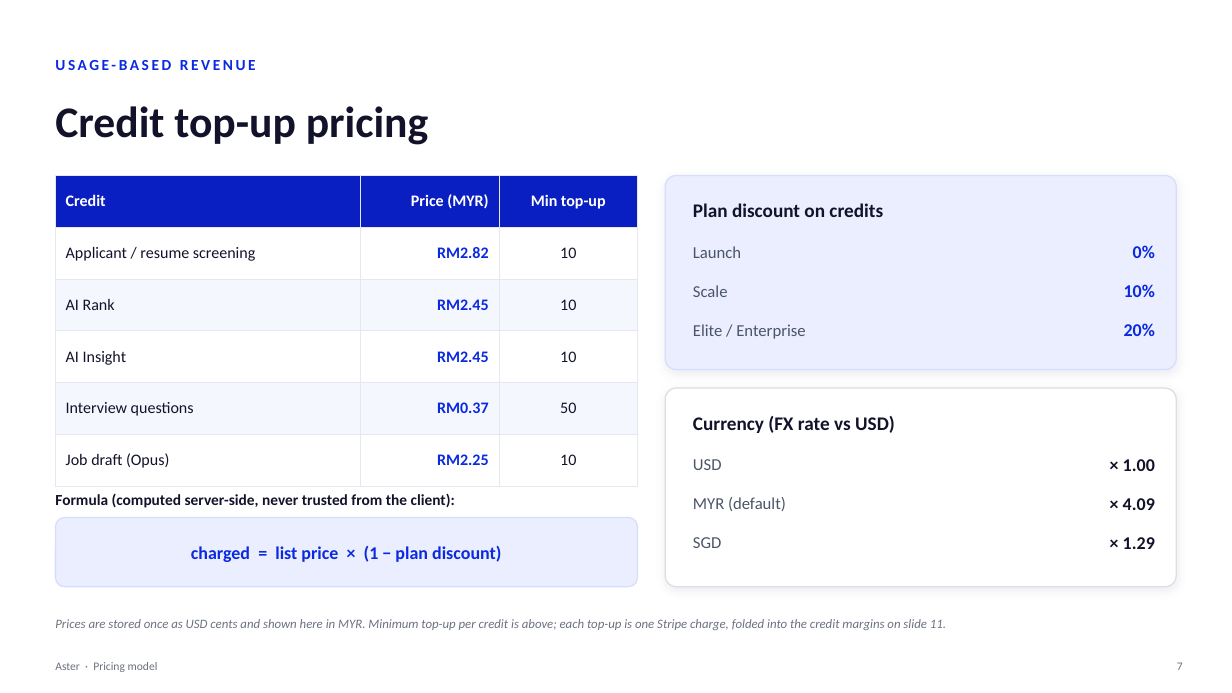
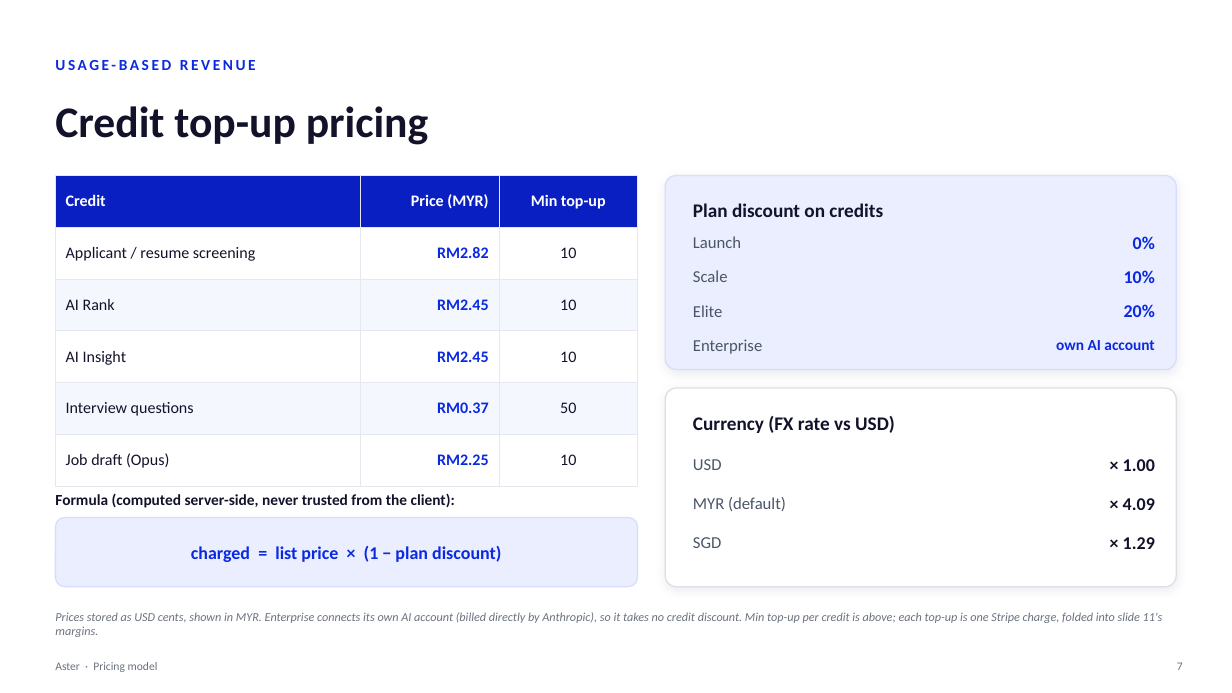
Before and after one commit to shahramly83/aster, a slide deck: slide 7 of docs/aster-pricing.pptx. Drawn at 1232x693 pixels with LibreOffice and Linux fonts; fonts in the diff are those of the drawing. Boxes give left, top, right and bottom in pixels: in the first picture for what was removed or moved away, otherwise in the second. Text is boxed around its words. In the diff, an @@ line names an element or a change of style, - is before the commit and + after.

```diff
--- a/docs/aster-pricing.pptx
+++ b/docs/aster-pricing.pptx
@@ text "Launch": place and size @@
-text "Launch" at <box>693,246,741,258</box>
+text "Launch" at <box>693,236,741,248</box>
@@ text "0%": place and size @@
-text "0%" at <box>1133,245,1155,258</box>
+text "0%" at <box>1133,236,1155,249</box>
@@ text "Scale": place and size @@
-text "Scale" at <box>693,285,728,297</box>
+text "Scale" at <box>693,270,728,282</box>
@@ text "10%": place and size @@
-text "10%" at <box>1124,284,1155,297</box>
+text "10%" at <box>1124,270,1155,283</box>
@@ text "20%": place and size @@
-text "20%" at <box>1124,323,1155,336</box>
+text "20%" at <box>1124,304,1155,317</box>
@@ text added at <box>693,305,722,317</box>, 13 pt, text #4A5568 @@
+Elite
@@ text at <box>693,339,762,354</box>: text changed @@
-Elite / Enterprise
+Enterprise
@@ text added at <box>1056,340,1154,350</box>, 12 pt, text #0B2AE0, bold @@
+own AI account
@@ text at <box>55,612,1163,637</box>: text changed; size 10 to 9.5 pt @@
-Prices are stored once as USD cents and shown here in MYR. Minimum top-up per credit is above; each top-up is one Stripe charge, folded into the credit margins on slide 11.
+Prices stored as USD cents, shown in MYR. Enterprise connects its own AI account (billed directly by Anthropic), so it takes no credit discount. Min top-up per credit is above; each top-up is one Stripe charge, folded into slide 11's margins.
```
Also in this commit, not shown: 4 other slides changed, 1 slide added.
